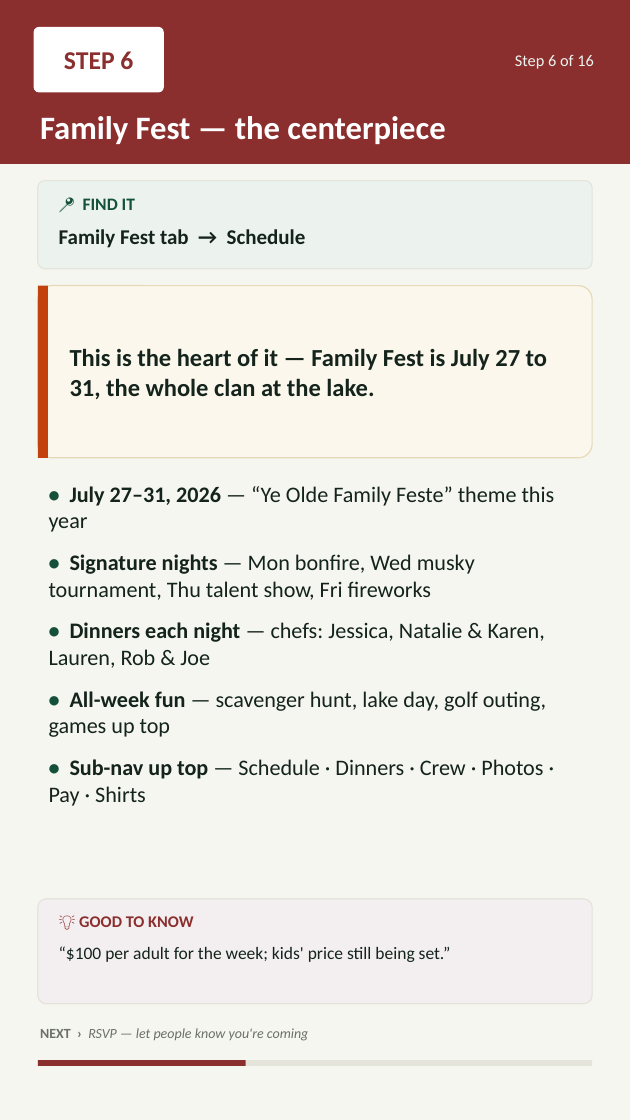
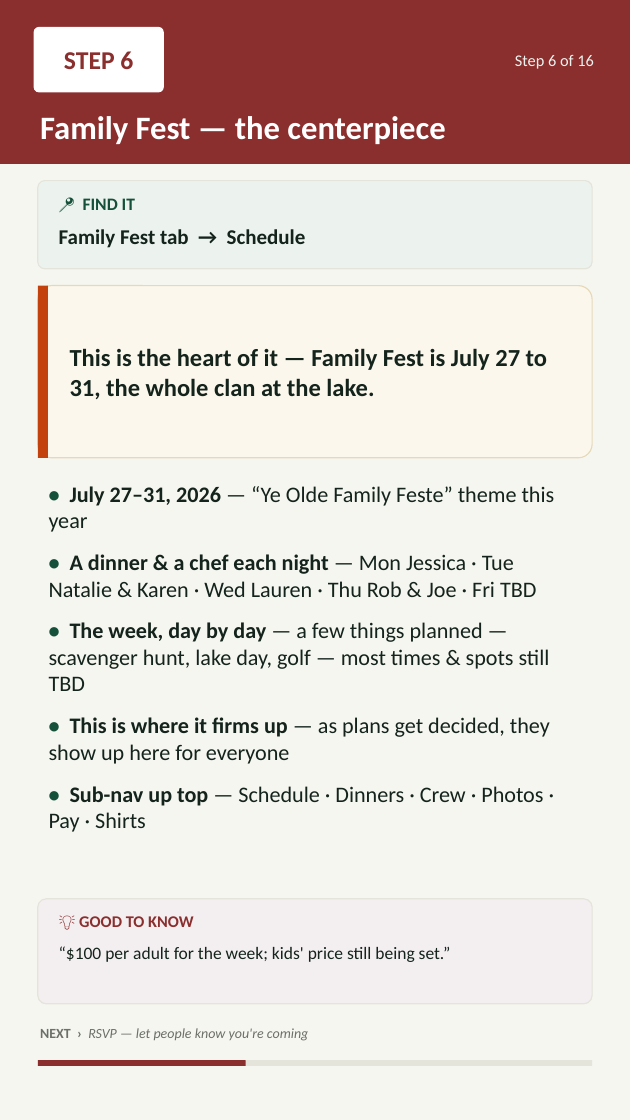
Before and after one commit to btheis15/mlr-app, a slide deck: slide 7 of presentation/MLR-App-Presentation.pptx. Drawn at 630x1120 pixels with LibreOffice and Linux fonts; fonts in the diff are those of the drawing. Boxes give left, top, right and bottom in pixels: in the first picture for what was removed or moved away, otherwise in the second. Text is boxed around its words. In the diff, an @@ line names an element or a change of style, - is before the commit and + after.

```diff
--- a/presentation/MLR-App-Presentation.pptx
+++ b/presentation/MLR-App-Presentation.pptx
@@ text at (x1=49, y1=554, x2=550, y2=764): text changed @@
-• Signature nights — Mon bonfire, Wed musky tournament, Thu talent show, Fri fireworks
-• Dinners each night — chefs: Jessica, Natalie & Karen, Lauren, Rob & Joe
-• All-week fun — scavenger hunt, lake day, golf outing, games up top
+• A dinner & a chef each night — Mon Jessica · Tue Natalie & Karen · Wed Lauren · Thu Rob & Joe · Fri TBD
+• The week, day by day — a few things planned — scavenger hunt, lake day, golf — most times & spots still TBD
+• This is where it firms up — as plans get decided, they show up here for everyone
```
Also in this commit, not shown: 4 other slides changed, 2 other files.
